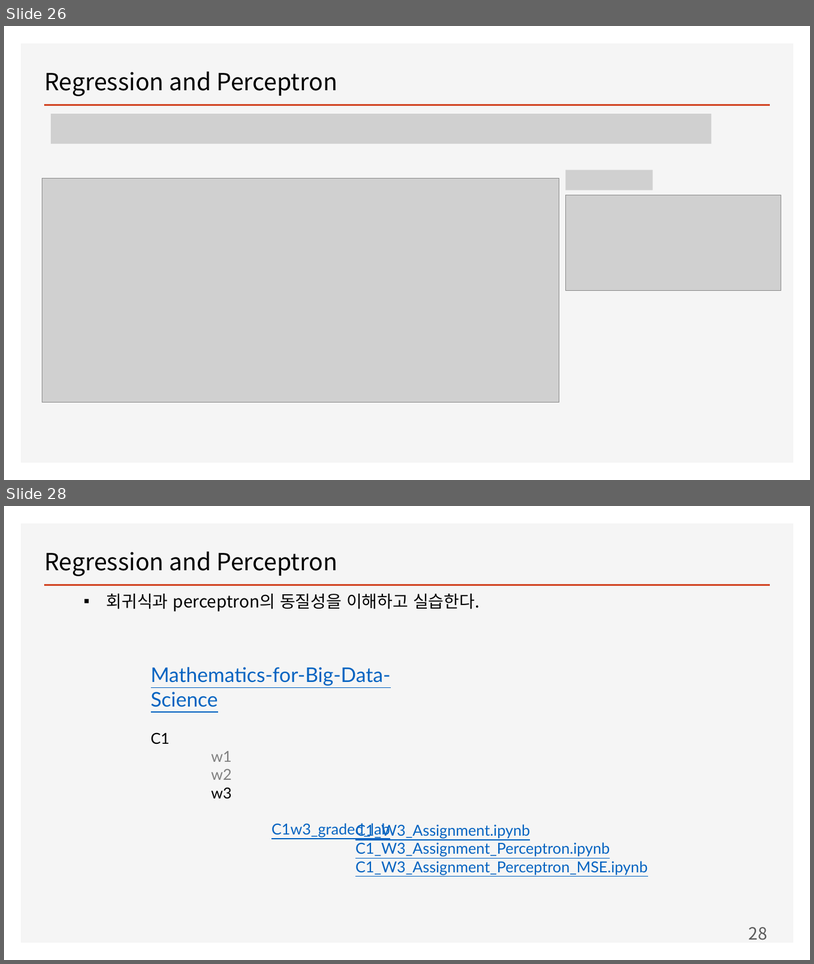
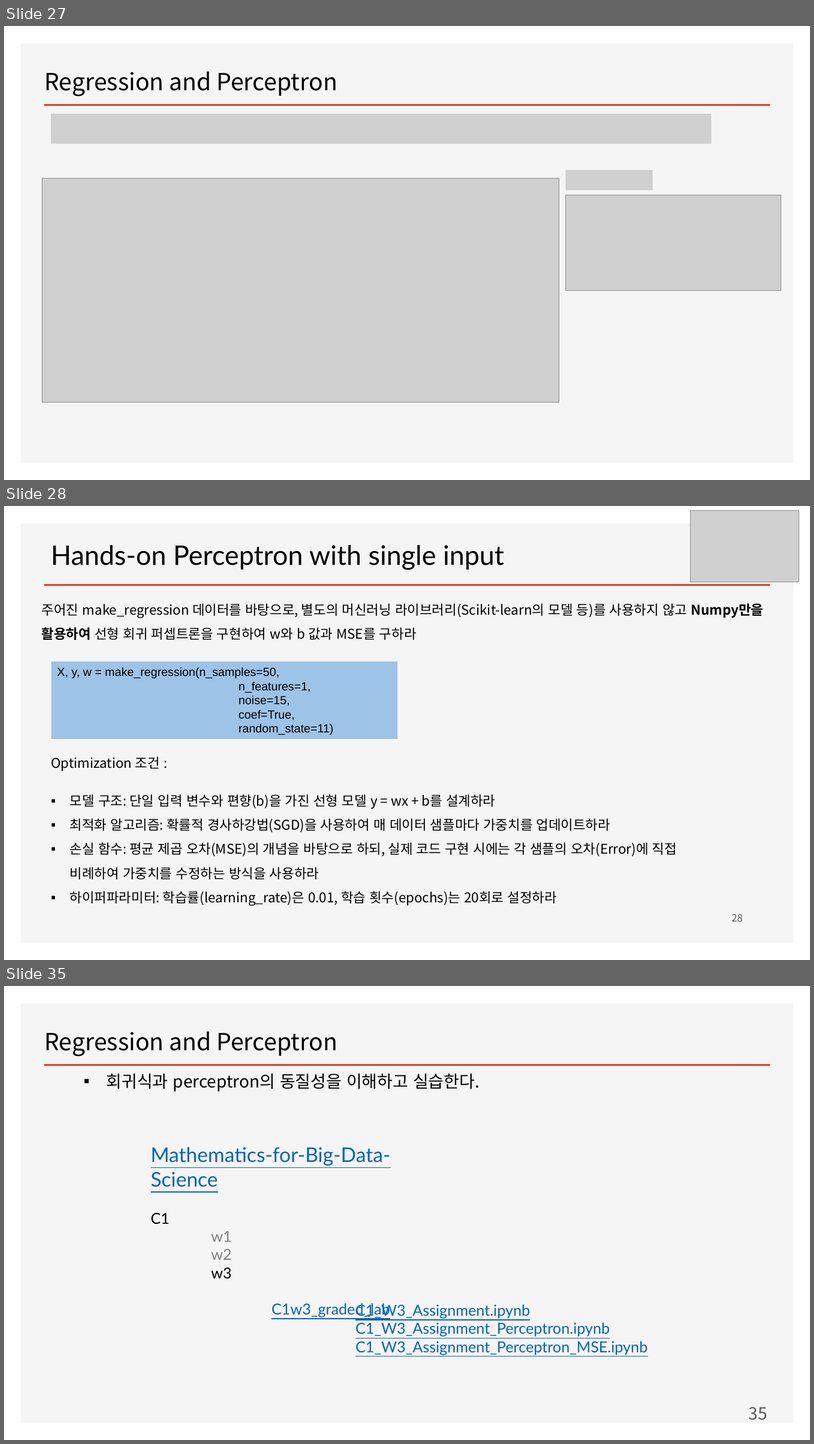
Before and after one commit to ancestor9/mathematics-for-machine-learning, a slide deck: w4_Perceptron_Regression.pptx. Shown one above the other, each under a label of ours: slides 26 and 28 before the commit, slides 27, 28 and 35 after it; the slides between them are not shown. The pictures are 814x964 and 814x1444 pixels, drawn with LibreOffice and Linux fonts; fonts in the diff are those of the drawing; grey boxes stand for pictures; background and template pictures are left out. Boxes give left, top, right and bottom in pixels: in the first picture for what was removed or moved away, otherwise in the second. Text is boxed around its words. In the diff, an @@ line names an element or a change of style, - is before the commit and + after.

```diff
--- a/w4_Perceptron_Regression.pptx
+++ b/w4_Perceptron_Regression.pptx
@@ slide 28 added at box(4, 506, 810, 960), background #FFFFFF; not listed: 2 template elements that a slide beside it also shows @@
@@ picture added at box(690, 510, 799, 582) @@
@@ text added at box(51, 545, 504, 570), 32 pt, text #000000 @@
+Hands-on Perceptron with single input
@@ text added at box(42, 603, 764, 640), 16 pt, text #000000 @@
+주어진 make_regression 데이터를 바탕으로, 별도의 머신러닝 라이브러리(Scikit-learn의 모델 등)를 사용하지 않고 Numpy만을 활용하여 선형 회귀 퍼셉트론을 구현하여 w와 b 값과 MSE를 구하라
@@ rectangle added at box(51, 661, 398, 739), fill #9DC3E6, 14 pt, text #000000 @@
+X, y, w = make_regression(n_samples=50,
+n_features=1,
+noise=15,
+coef=True,
+random_state=11)
@@ text added at box(51, 756, 677, 906), 16 pt, text #000000 @@
+Optimization 조건 :
+▪ 모델 구조: 단일 입력 변수와 편향(b)을 가진 선형 모델 y = wx + b를 설계하라
+▪ 최적화 알고리즘: 확률적 경사하강법(SGD)을 사용하여 매 데이터 샘플마다 가중치를 업데이트하라
+▪ 손실 함수: 평균 제곱 오차(MSE)의 개념을 바탕으로 하되, 실제 코드 구현 시에는 각 샘플의 오차(Error)에 직접 비례하여 가중치를 수정하는 방식을 사용하라
+▪ 하이퍼파라미터: 학습률(learning_rate)은 0.01, 학습 횟수(epochs)는 20회로 설정하라
@@ page number added at box(732, 913, 743, 921), 12 pt, text #595959 @@
+28
@@ what was slide 26 is now slide 27 @@
@@ what was slide 28 is now slide 35 @@
@@ page number at box(749, 1407, 768, 1420): text changed @@
-28
+35
```
Also in this commit, not shown: 2 slides changed, 7 other slides added.
